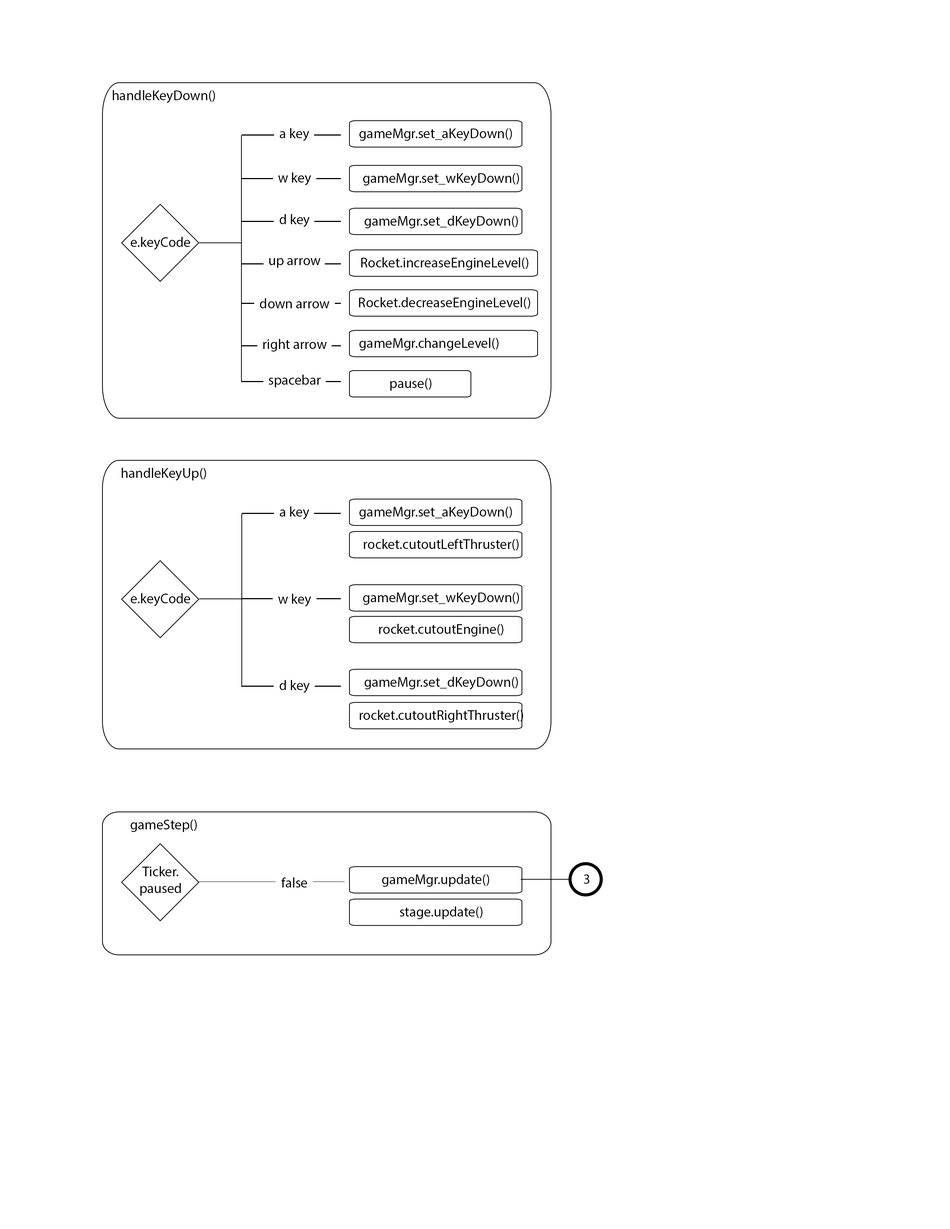
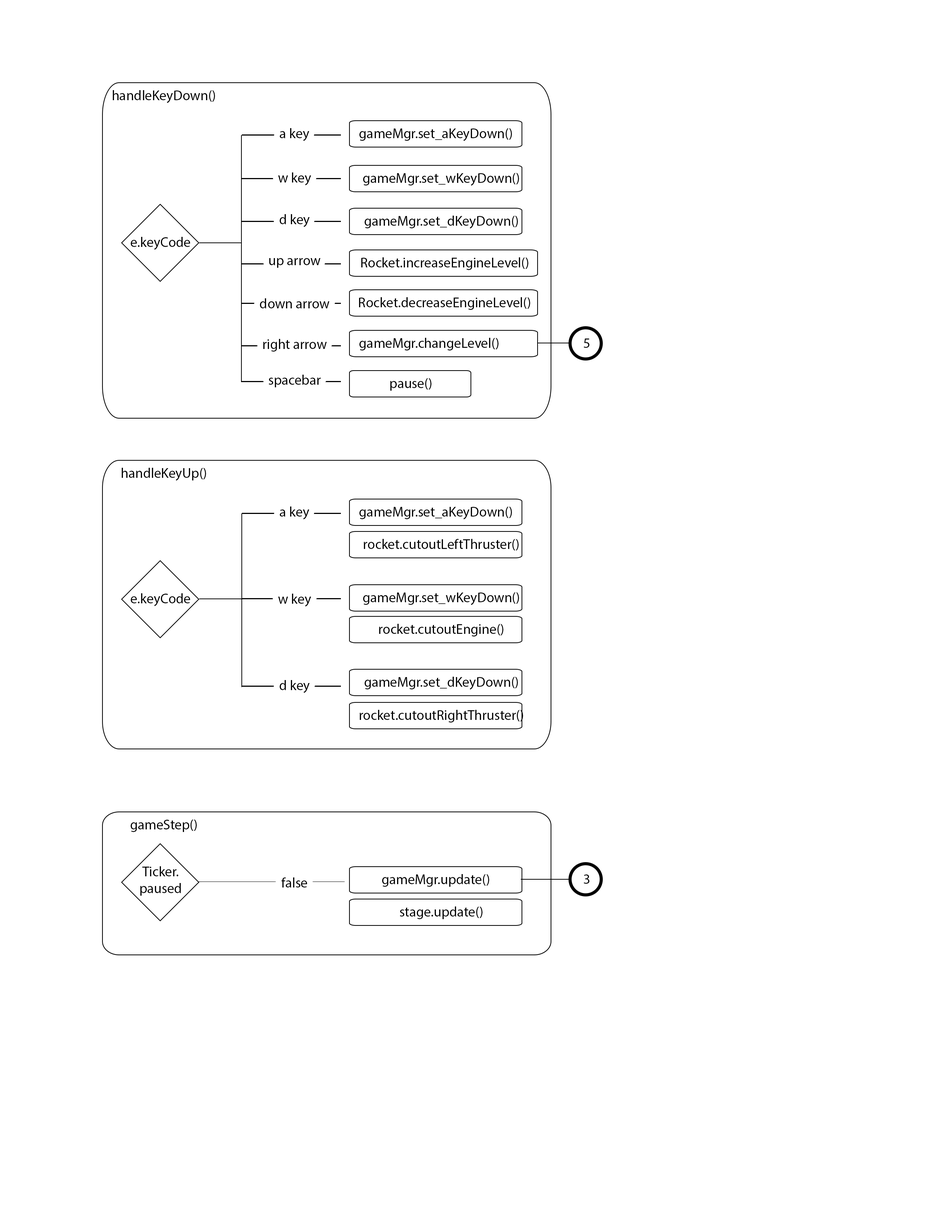
The second 950px x 1229px image is a revision of the first. Changes to its layers:
added group "Page 2 copy 3" with 2 layers in group "Group 3" over <box>568,326,603,361</box>
added layer "5" in group "Page 2 copy 3" over <box>583,338,590,348</box>
added layer "Ellipse 1" (1st of 2, in "Group 3" › "Page 2 copy 3") in group "Page 2 copy 3" over <box>568,326,603,361</box>
added layer "Shape 7" in group "Connections copy" over <box>537,342,570,344</box>
